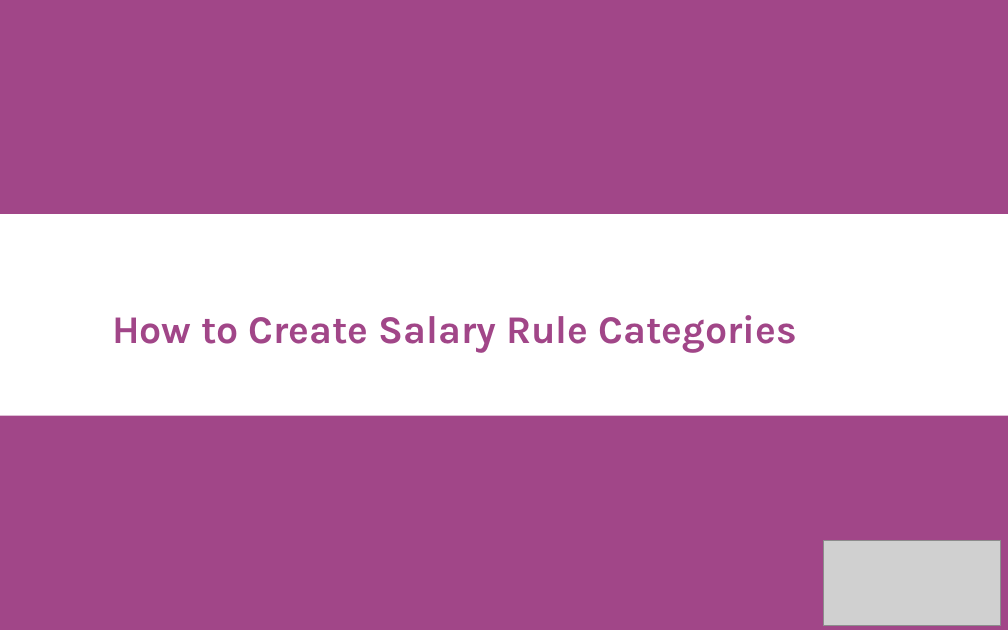
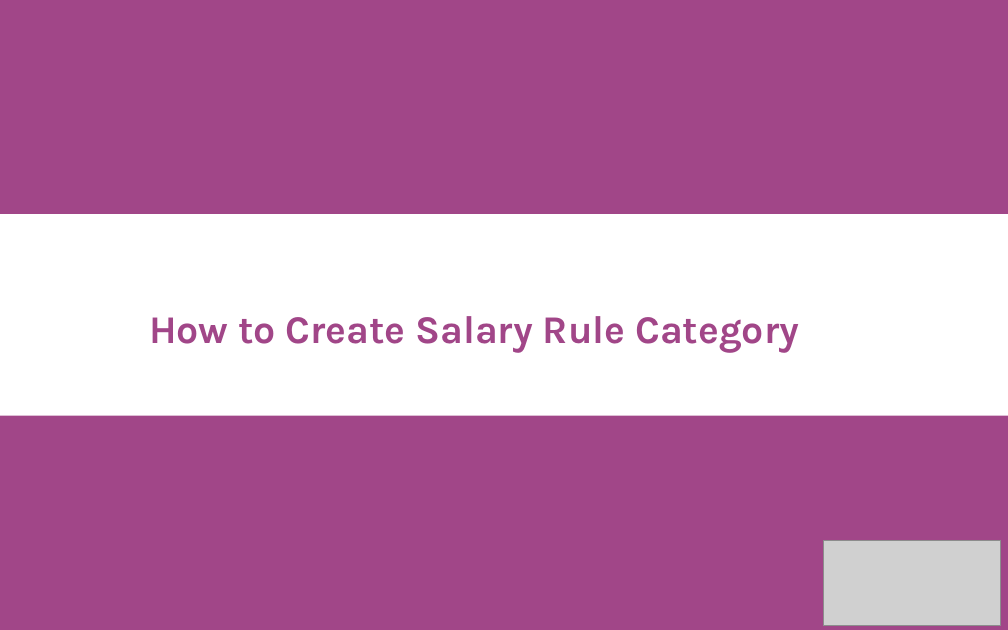
Before and after one commit to gitmehedi/EMK, a slide deck: slide 5 of User Manual/Presentation/HR Payroll V-0.1.pptx. Drawn at 1008x630 pixels with LibreOffice and Linux fonts; fonts in the diff are those of the drawing; grey boxes stand for pictures. Boxes give left, top, right and bottom in pixels: in the first picture for what was removed or moved away, otherwise in the second. Text is boxed around its words. In the diff, an @@ line names an element or a change of style, - is before the commit and + after.

```diff
--- a/User Manual/Presentation/HR Payroll V-0.1.pptx
+++ b/User Manual/Presentation/HR Payroll V-0.1.pptx
@@ title at <box>149,316,799,353</box>: text changed @@
-How to Create Salary Rule Categories
+How to Create Salary Rule Category
```
Also in this commit, not shown: 3 other slides changed, 1 slide added, 1 slide removed, 2 other files.
